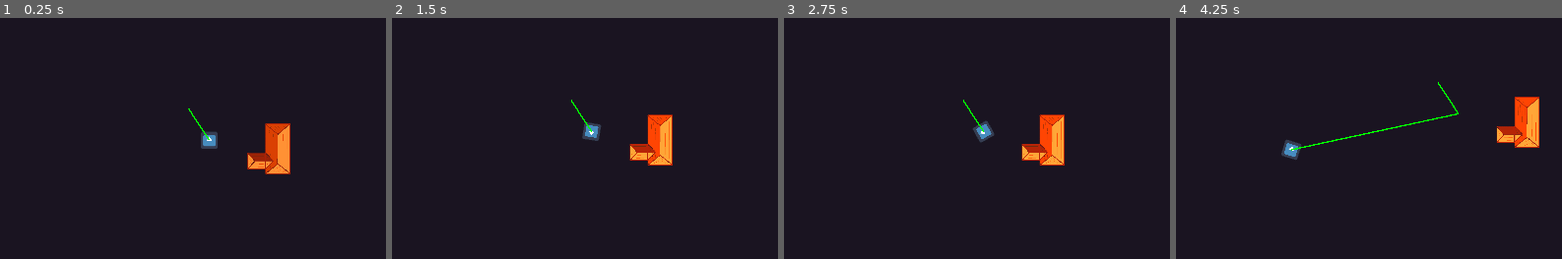
Above: before the commit, frames 1-4 (left to right).
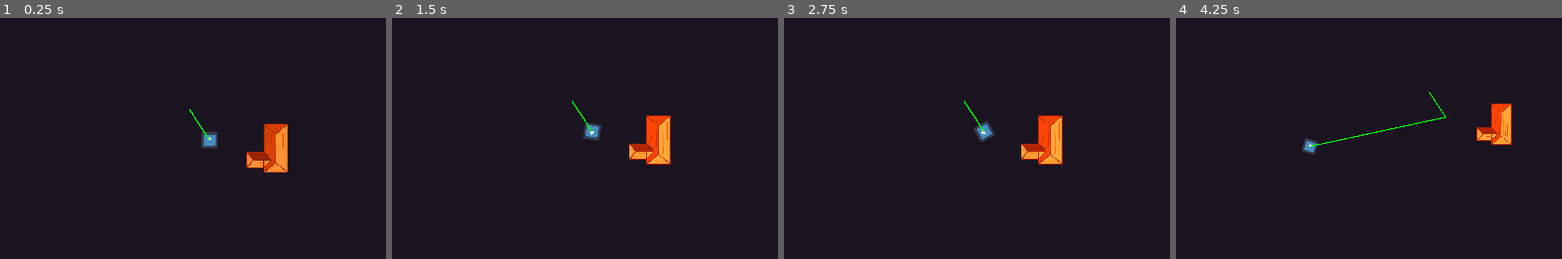
Above: after the commit, the same moments.

Repository: SpyrexDE/BzzBzz
Game: Godot game, scene res://levels/testlvl1.tscn
The game is run twice, just before and just after one commit, with the same random seed, the same clock (stepped at 60 frames per second) and the same inputs. The engine's default icon, where the game draws it, is replaced by a stand-in: a white triangle on a blue panel in a dark square.
Inputs:
- Up to frame 1 (0.25 s): no input
- Up to frame 2 (1.5 s): hold D (steer_right) 0.53-1.28 s; tap Space (interact) at 0.6, 1.35 s; hold A (steer_left) from 1.28 s (still down)
- Up to frame 3 (2.75 s): tap Enter at 2 s; release A (steer_left) at 2.03 s; hold D (steer_right) from 2.03 s (still down); tap Space (interact) at 2.1 s
- Up to frame 4 (4.25 s): tap Space (interact) at 2.75, 2.85, 3.6 s; release D (steer_right) at 2.78 s; hold W (go_forward) 2.78-3.53 s; hold A (steer_left) from 3.53 s (still down)

The runs differ from the first frame. In frame 1, 0.9% of the frame differs, in the area x 48-76%, y 37-65%; in frame 2, 0.9%; in frame 3, 0.9%; in frame 4, 3.3%, in the area x 27-95%, y 26-59%.

Commit message:
Refine camera 2nd attempt

Diff:
--- a/robot/player_camera.gd
+++ b/robot/player_camera.gd
@@ -4,10 +4,14 @@
 
 @onready var player: Player = get_parent()
 @onready var base_zoom: Vector2 = %Cam.zoom
+@onready var min_zoom := Vector2(0.05, 0.05)
+@onready var max_zoom := Vector2(0.3, 0.3)
+
 
 var extra_zoom := Vector2.ZERO
+var zoom_accel := Vector2.ZERO
 
-func _process(delta: float) -> void:
+func _physics_process(delta: float) -> void:
 	if not Globals.level:
 		return
 
@@ -16,7 +20,12 @@
 	%Cam.global_position = pos
 
 	# Zoom
-	extra_zoom += Vector2(player.velocity.length(), player.velocity.length())/100000
-	extra_zoom = extra_zoom / 1.5
+	zoom_accel = zoom_accel / 2.0
+	zoom_accel += Vector2(player.velocity.length(), player.velocity.length())/1000000 - Vector2.ONE / 2000
+	var distance = player.global_position.distance_to(Globals.level.midpoint.global_position)
+	extra_zoom = -Vector2(distance, distance) / 40000
+	extra_zoom = clamp(extra_zoom + zoom_accel, min_zoom- base_zoom, max_zoom - base_zoom)
+
+	print(extra_zoom, zoom_accel, distance, pos, %Cam.global_position)
 
 	%Cam.zoom = base_zoom + extra_zoom
